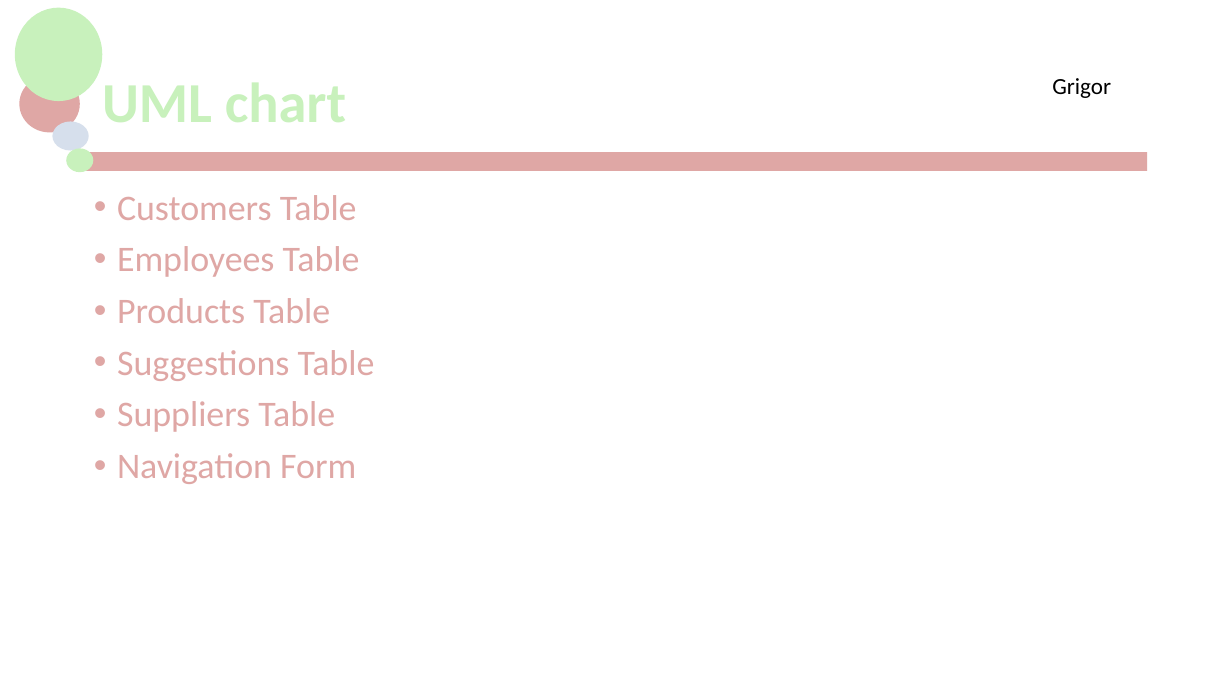
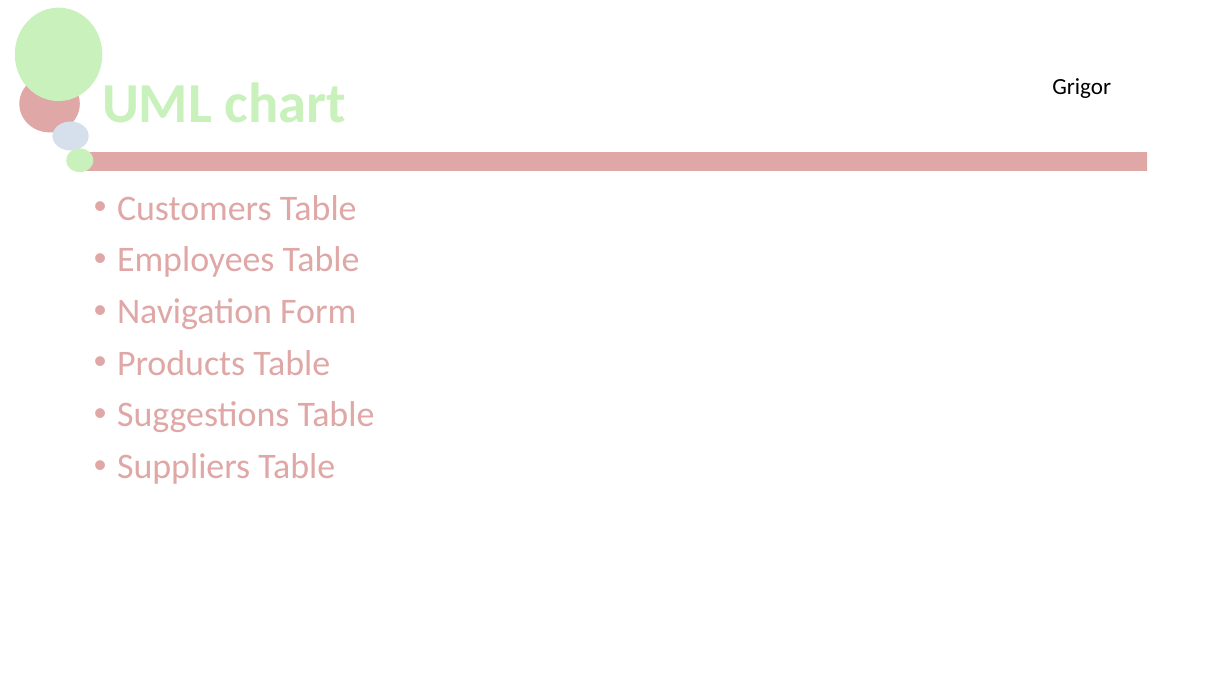
Before and after one commit to jackG97/Project, a slide deck: slide 22 of MCTV Limited.pptx (slide 10 before the commit). Drawn at 1232x693 pixels with LibreOffice and Linux fonts; fonts in the diff are those of the drawing; background and template pictures are left out. Boxes give left, top, right and bottom in pixels: in the first picture for what was removed or moved away, otherwise in the second. Text is boxed around its words. In the diff, an @@ line names an element or a change of style, - is before the commit and + after.

```diff
--- a/MCTV Limited.pptx
+++ b/MCTV Limited.pptx
@@ text at (x1=117, y1=298, x2=356, y2=329): paragraph added @@
+• Navigation Form
@@ text at (x1=117, y1=453, x2=356, y2=484): paragraph removed @@
-• Navigation Form
```
Also in this commit, not shown: 1 other slide changed, 18 slides added, 1 slide removed.
